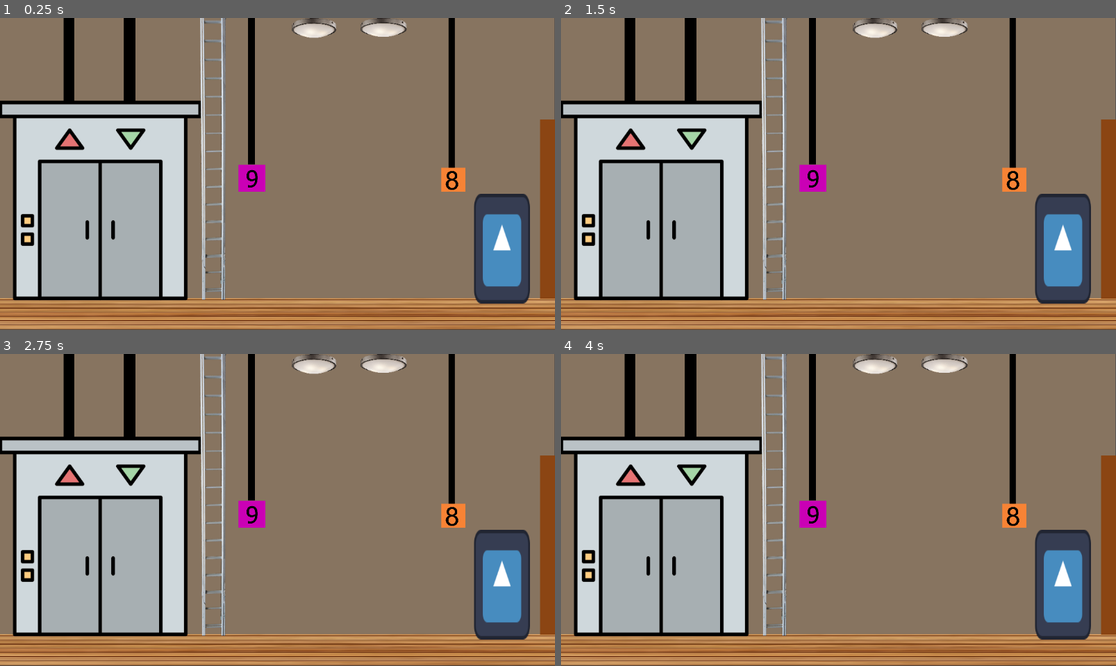
Above: before the commit, frames 1-4 (two rows, left to right).
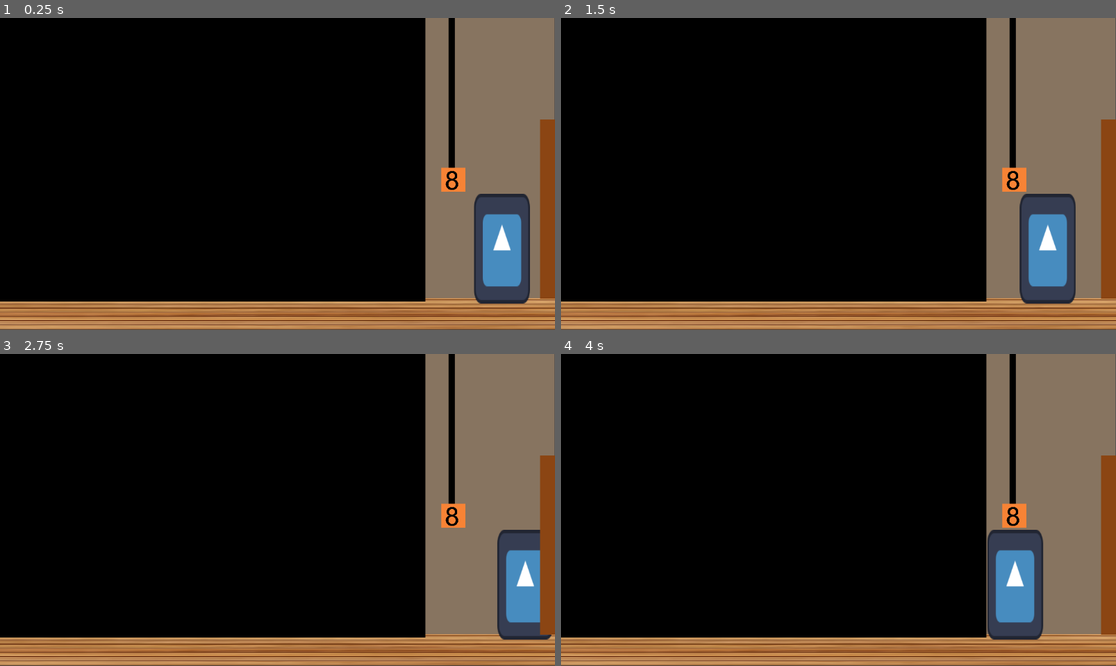
Above: after the commit, the same moments.

Repository: JimmyNeutralz/HazardHotel
Game: Godot game, scene res://Scenes/Floor1_ElevatorRoom.tscn
The game is run twice, just before and just after one commit, with the same random seed, the same clock (stepped at 60 frames per second) and the same inputs. This scene is started directly instead of the project's main scene. The engine's default icon, where the game draws it, is replaced by a stand-in: a white triangle on a blue panel in a dark square.
Inputs:
- Up to frame 1 (0.25 s): no input
- Up to frame 2 (1.5 s): tap Enter at 0.5 s; hold Right (right) 0.53-1.28 s; tap Q (Connect Green Wire) at 0.6 s; tap Space at 1.25 s; hold Left (left) from 1.28 s (still down); tap A (Connect Purple Wire) at 1.35 s
- Up to frame 3 (2.75 s): tap Enter at 2 s; release Left (left) at 2.03 s; hold Right (right) from 2.03 s (still down); tap W (Disconnect Green Wire) at 2.1 s
- Up to frame 4 (4 s): tap Space at 2.75 s; tap S (Disconnect Purple Wire) at 2.85 s; tap Enter at 3.5 s; release Right (right) at 3.53 s; hold Left (left) from 3.53 s (still down); tap 3 (key_3) at 3.6 s

The runs differ from the first frame. In frame 1, 65% of the frame differs, in the area x 0-77%, y 0-91%; in frame 2, 68%; in frame 3, 68%; in frame 4, 71%, in the area x 0-96%, y 0-92%.

Commit message:
Added movement and fixed borders

Diff:
--- a/Scenes/Floor1_ElevatorRoom.tscn
+++ b/Scenes/Floor1_ElevatorRoom.tscn
@@ -1,6 +1,7 @@
-[gd_scene load_steps=14 format=3 uid="uid://dgm5sjqkfxstf"]
+[gd_scene load_steps=16 format=3 uid="uid://dgm5sjqkfxstf"]
 
 [ext_resource type="Texture2D" uid="uid://cmm21tb3jga8n" path="res://Assets/Screenshot 2025-09-14 144049.png" id="1_qmck6"]
+[ext_resource type="Script" uid="uid://cks057hc7fn5q" path="res://Scenes/player.gd" id="2_d365f"]
 [ext_resource type="Texture2D" uid="uid://w0n754ttlwcf" path="res://Assets/icon.svg" id="2_u6xtr"]
 [ext_resource type="Texture2D" uid="uid://stl1qcrc5shl" path="res://Assets/pngimg.com - ladder_PNG103280.png" id="3_ibhhw"]
 [ext_resource type="Texture2D" uid="uid://dg732cxgdxwd" path="res://Assets/number-9-black-and-white-21504468756nqivmret40.png" id="4_unu7x"]
@@ -8,23 +9,26 @@
 [ext_resource type="Texture2D" uid="uid://cuej6bx3gyq5w" path="res://Assets/White-Ceiling-Lamp-PNG-Clipart.png" id="6_6xfs3"]
 [ext_resource type="Texture2D" uid="uid://2cq8rugdnx2n" path="res://Assets/5731421.png" id="7_6xfs3"]
 
-[sub_resource type="RectangleShape2D" id="RectangleShape2D_qmck6"]
-size = Vector2(37, 376)
-
 [sub_resource type="RectangleShape2D" id="RectangleShape2D_u6xtr"]
 size = Vector2(92, 580.5)
 
 [sub_resource type="RectangleShape2D" id="RectangleShape2D_ibhhw"]
 size = Vector2(95.5, 581.5)
 
+[sub_resource type="RectangleShape2D" id="RectangleShape2D_d365f"]
+size = Vector2(255, 295)
+
 [sub_resource type="RectangleShape2D" id="RectangleShape2D_unu7x"]
 size = Vector2(122.5, 233)
 
-[sub_resource type="RectangleShape2D" id="RectangleShape2D_d365f"]
-size = Vector2(255, 295)
+[sub_resource type="RectangleShape2D" id="RectangleShape2D_qmck6"]
+size = Vector2(37, 376)
 
 [sub_resource type="RectangleShape2D" id="RectangleShape2D_6xfs3"]
 size = Vector2(60.5, 582)
+
+[sub_resource type="RectangleShape2D" id="RectangleShape2D_lo07i"]
+size = Vector2(879.5, 590)
 
 [node name="Floor1_ElevatorRoom" type="Node2D"]
 
@@ -40,19 +44,6 @@
 offset_bottom = 582.0
 color = Color(0.529412, 0.454902, 0.376471, 1)
 
-[node name="Door" type="Area2D" parent="."]
-
-[node name="ColorRect" type="ColorRect" parent="Door"]
-offset_left = 1121.0
-offset_top = 211.0
-offset_right = 1154.0
-offset_bottom = 583.0
-color = Color(0.545098, 0.270588, 0.0745098, 1)
-
-[node name="CollisionShape2D" type="CollisionShape2D" parent="Door"]
-position = Vector2(1135.5, 398)
-shape = SubResource("RectangleShape2D_qmck6")
-
 [node name="LeftBorder" type="StaticBody2D" parent="."]
 
 [node name="CollisionShape2D" type="CollisionShape2D" parent="LeftBorder"]
@@ -64,17 +55,6 @@
 [node name="CollisionShape2D" type="CollisionShape2D" parent="RightBorder"]
 position = Vector2(1200.25, 291.25)
 shape = SubResource("RectangleShape2D_ibhhw")
-
-[node name="Player" type="CharacterBody2D" parent="."]
-
-[node name="Sprite2D" type="Sprite2D" parent="Player"]
-position = Vector2(1042, 479)
-scale = Vector2(0.90625, 1.78125)
-texture = ExtResource("2_u6xtr")
-
-[node name="CollisionShape2D" type="CollisionShape2D" parent="Player"]
-position = Vector2(1042.75, 478.5)
-shape = SubResource("RectangleShape2D_unu7x")
 
 [node name="Purple9Switch" type="ColorRect" parent="."]
 offset_left = 495.0
@@ -135,7 +115,32 @@
 position = Vector2(206.5, 437.5)
 shape = SubResource("RectangleShape2D_d365f")
 
-[node name="Grate" type="Area2D" parent="."]
+[node name="Player" type="CharacterBody2D" parent="."]
+script = ExtResource("2_d365f")
+
+[node name="Sprite2D" type="Sprite2D" parent="Player"]
+position = Vector2(1042, 479)
+scale = Vector2(0.90625, 1.78125)
+texture = ExtResource("2_u6xtr")
+
+[node name="CollisionShape2D" type="CollisionShape2D" parent="Player"]
+position = Vector2(1042.75, 478.5)
+shape = SubResource("RectangleShape2D_unu7x")
+
+[node name="Door" type="Area2D" parent="."]
+
+[node name="ColorRect" type="ColorRect" parent="Door"]
+offset_left = 1121.0
+offset_top = 211.0
+offset_right = 1154.0
+offset_bottom = 583.0
+color = Color(0.545098, 0.270588, 0.0745098, 1)
+
+[node name="CollisionShape2D" type="CollisionShape2D" parent="Door"]
+position = Vector2(1135.5, 398)
+shape = SubResource("RectangleShape2D_qmck6")
+
+[node name="Grate" type="StaticBody2D" parent="."]
 
 [node name="ElevatorGrate" type="Sprite2D" parent="Grate"]
 position = Vector2(446, 291)
@@ -160,8 +165,13 @@
 offset_bottom = 176.0
 color = Color(0, 0, 0, 1)
 
-[node name="Darkness" type="ColorRect" parent="."]
-visible = false
+[node name="Dark" type="StaticBody2D" parent="."]
+
+[node name="Darkness" type="ColorRect" parent="Dark"]
 offset_right = 883.0
 offset_bottom = 589.0
 color = Color(0, 0, 0, 1)
+
+[node name="CollisionShape2D" type="CollisionShape2D" parent="Dark"]
+position = Vector2(442.25, 294)
+shape = SubResource("RectangleShape2D_lo07i")
--- /dev/null
+++ b/Scenes/player.gd
@@ -0,0 +1,16 @@
+extends CharacterBody2D
+
+@export var speed = 400
+
+func get_input():
+	var input_direction = Input.get_vector("left", "right", "up", "down")
+	velocity = input_direction * speed
+
+func _physics_process(delta):
+	get_input()
+	move_and_slide()
+
+
+func _die():
+	queue_free()
+	print ("YOU DIED!")
--- /dev/null
+++ b/Scenes/playermovement.gd
@@ -0,0 +1 @@
+extends CharacterBody2D
Not shown, added: Scenes/player.gd.uid
Not shown, added: Scenes/playermovement.gd.uid
